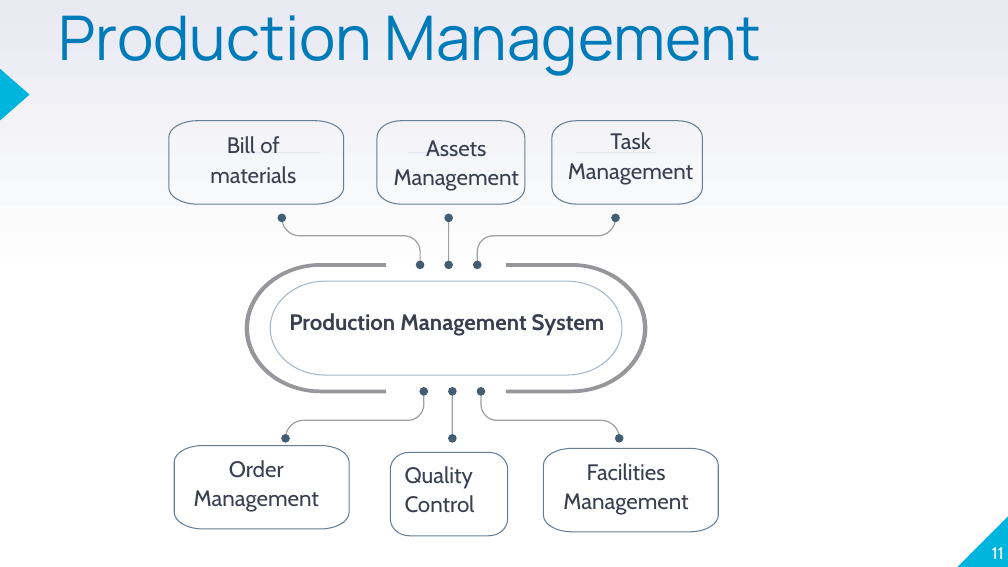
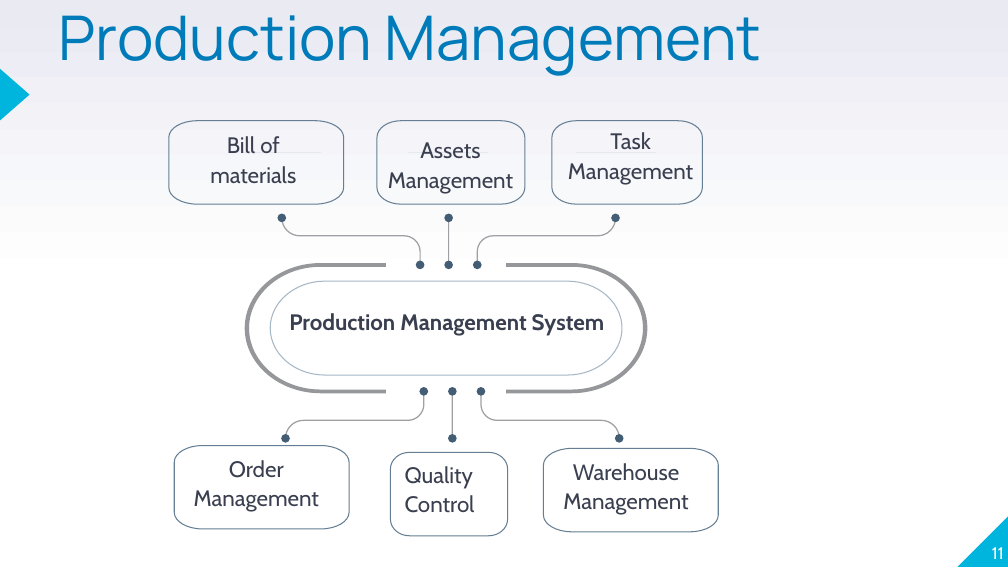
Before and after one commit to stefanofiorenza/KNITS, a slide deck: slide 11 of Presentations/Logistics/KNITS-SCM-Services.pptx. Drawn at 1008x567 pixels with LibreOffice and Linux fonts; fonts in the diff are those of the drawing; background and template pictures are left out. Boxes give left, top, right and bottom in pixels: in the first picture for what was removed or moved away, otherwise in the second. Text is boxed around its words. In the diff, an @@ line names an element or a change of style, - is before the commit and + after.

```diff
--- a/Presentations/Logistics/KNITS-SCM-Services.pptx
+++ b/Presentations/Logistics/KNITS-SCM-Services.pptx
@@ text "Assets Management" moved from (x1=394, y1=140, x2=519, y2=191) to (x1=388, y1=142, x2=513, y2=194) @@
@@ text at (x1=563, y1=463, x2=688, y2=515): text changed @@
-Facilities Management
+Warehouse
+Management
```
Also in this commit, not shown: 5 other slides changed, 9 other files.
